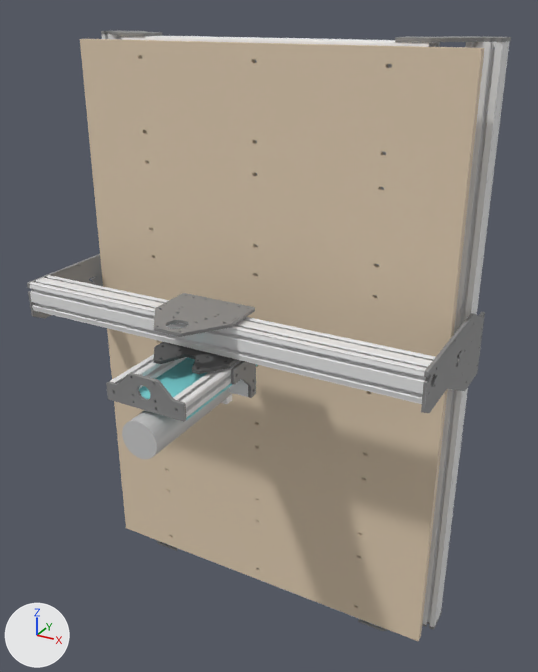
Before and after pictures for a commit that changed the glTF model web/machine/evo-m.glb.
The view is the same before and after, from a camera (50 mm lens) standing at (703.0, -1240.0, 664.0) and looking at (55.0, -63.0, 75.0). Lighting does not change. The marker at lower left points along +X, +Y and +Z. The first picture is the older version. Vertices at exactly the same position are counted once.

In view in the first picture: 'carriage', 'frame', 'gantry', 'zaxis'.
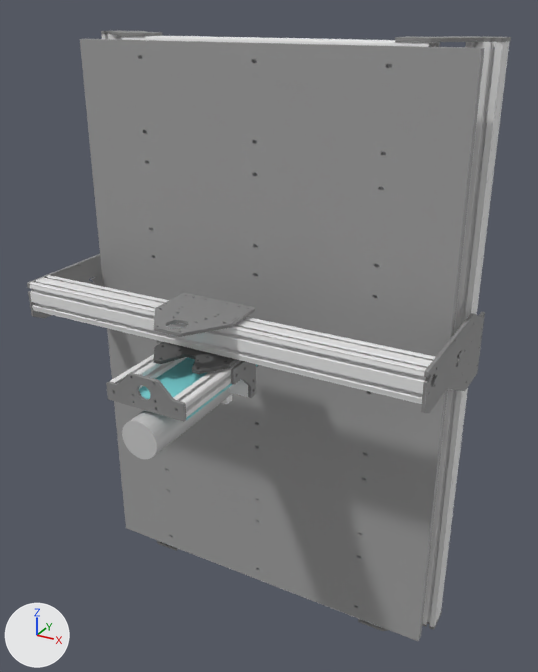
Location of each change, [x1, y1, x2, y2] in pixels of the pictures (538 x 672 px):
```json
{"part": 1, "of": "me_frame", "change": "recoloured", "before": [80, 39, 485, 641], "after": [80, 39, 485, 641], "on screen": "beige to grey"}
```

Edits to the scene script, one JSON object a line:
```json
{"block": "me_frame", "where": "me_frame.from_pydata(...)  # 5496 vertices, 11412 faces; spans x -412.0..412.0, y -18.0..120.0, z -621.0..621.0"}
{"block": "me_frame", "where": "# used by ob_frame; location = (0.0, 0.0, 0.0)"}
{"block": "me_frame", "change": "me_frame part 1: 4248 faces centred in x -400.0..400.0, y -18.0..0.0, z -592.0..608.0 are repainted in the vertex colours; the middle colour goes from beige #e2ceb3 to grey #a0a0a0"}
```
